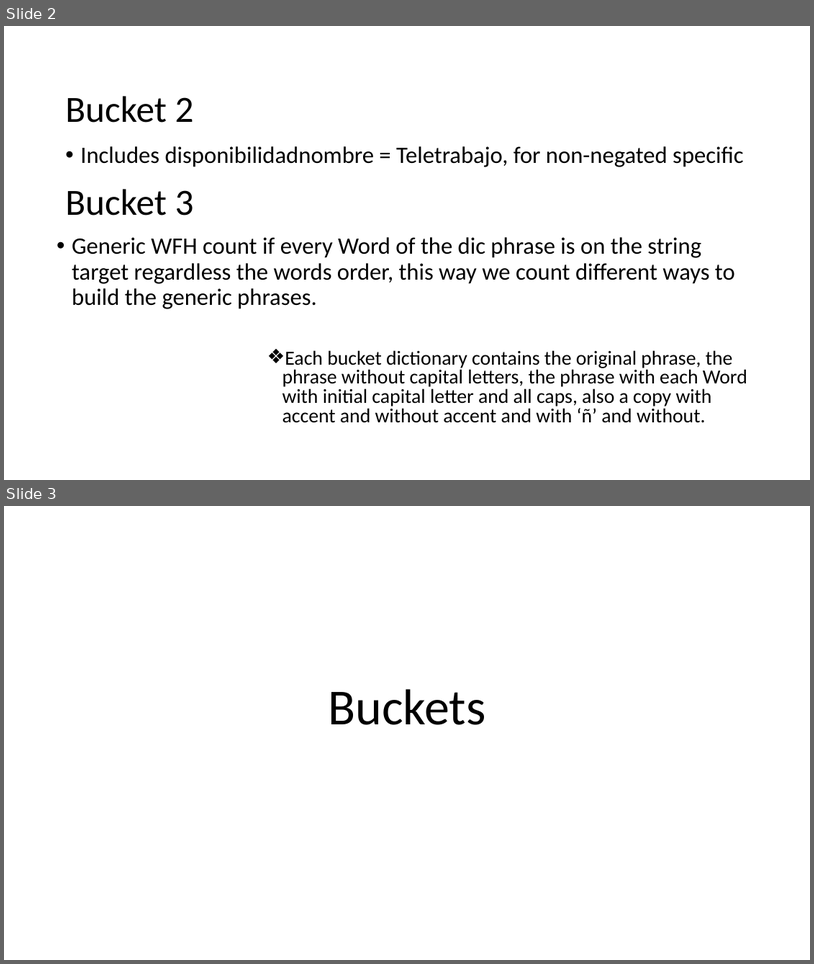
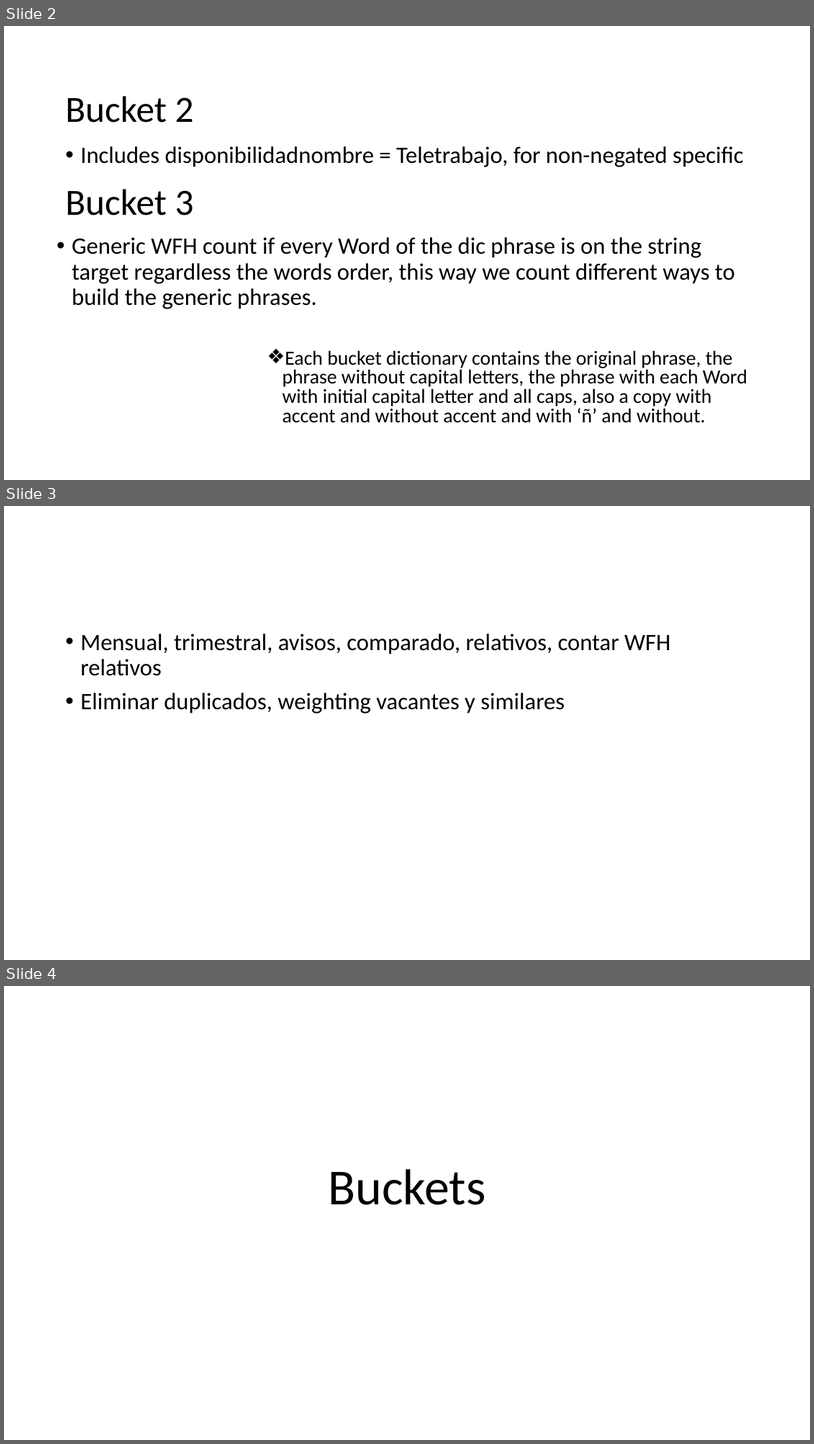
Before and after one commit to oejaramillo/WFH-Project, a slide deck: results.pptx. Shown one above the other, each under a label of ours: slides 2 and 3 before the commit, slides 2, 3 and 4 after it. The pictures are 814x964 and 814x1444 pixels, drawn with LibreOffice and Linux fonts; fonts in the diff are those of the drawing. Boxes give left, top, right and bottom in pixels: in the first picture for what was removed or moved away, otherwise in the second. Text is boxed around its words. In the diff, an @@ line names an element or a change of style, - is before the commit and + after.

```diff
--- a/results.pptx
+++ b/results.pptx
@@ slide 3 added at [4, 506, 810, 960], background #FFFFFF @@
@@ text added at [80, 633, 671, 713], 28 pt, text #000000 @@
+• Mensual, trimestral, avisos, comparado, relativos, contar WFH relativos
+• Eliminar duplicados, weighting vacantes y similares
@@ what was slide 3 is now slide 4 @@
```
Also in this commit, not shown: 1 other file.
